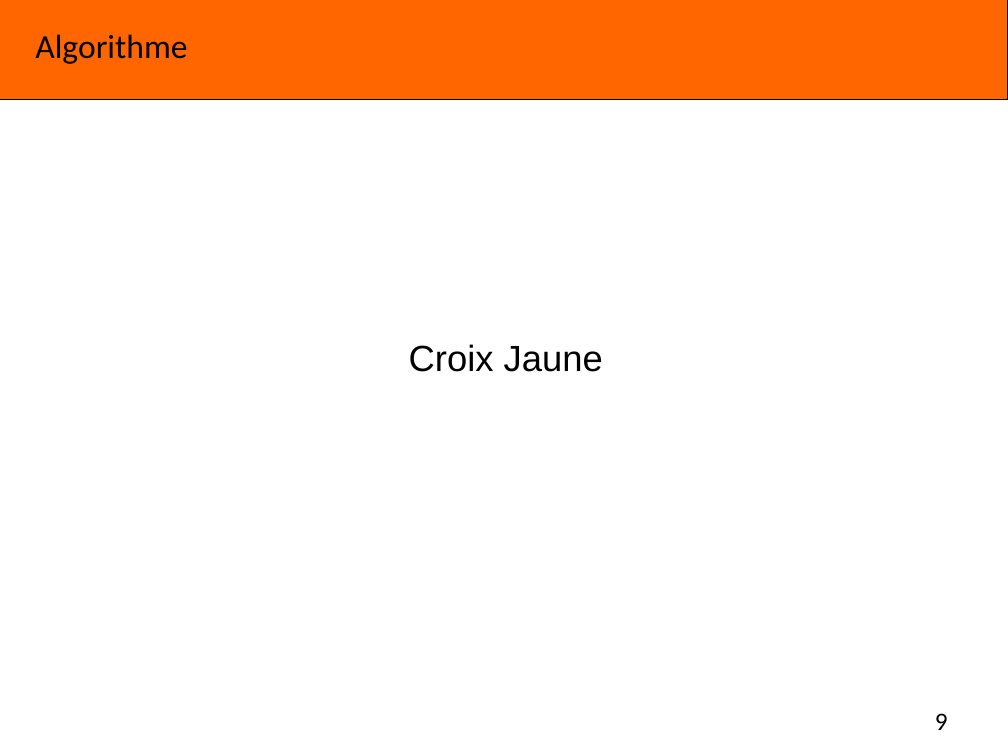
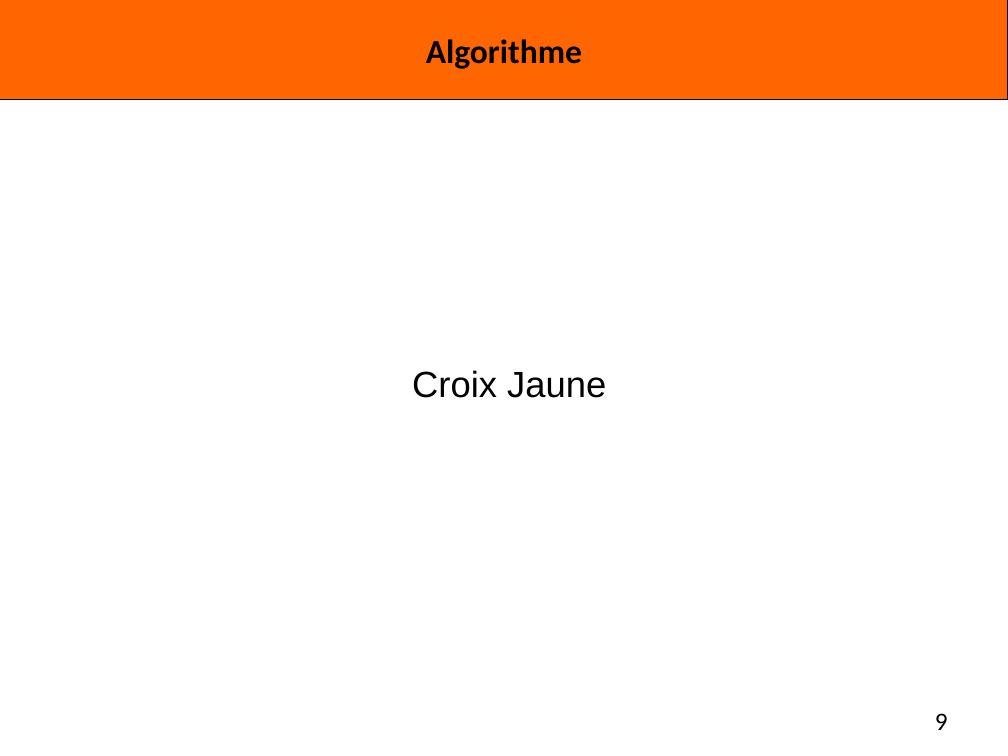
Before and after one commit to Miaxos/Polux, a slide deck: slide 9 of diapo_Presentation_poqb_soutenance_vendredi_15_janvier_2016.odp. Drawn at 1008x756 pixels with LibreOffice and Linux fonts; fonts in the diff are those of the drawing; background and template pictures are left out. Boxes give left, top, right and bottom in pixels: in the first picture for what was removed or moved away, otherwise in the second. Text is boxed around its words. In the diff, an @@ line names an element or a change of style, - is before the commit and + after.

```diff
--- a/diapo_Presentation_poqb_soutenance_vendredi_15_janvier_2016.odp
+++ b/diapo_Presentation_poqb_soutenance_vendredi_15_janvier_2016.odp
@@ title "Algorithme": place and size @@
-title "Algorithme" at [35,34,187,64]
+title "Algorithme" at [426,39,582,69]
@@ title "Algorithme" at [426,39,582,69]: bold on; alignment left to centre; vertical alignment top to middle @@
@@ text "Croix Jaune": place and size @@
-text "Croix Jaune" at [409,344,603,372]
+text "Croix Jaune" at [412,370,606,398]
@@ text "Croix Jaune" at [412,370,606,398]: vertical alignment middle to top @@
```
Also in this commit, not shown: 14 other slides changed.
